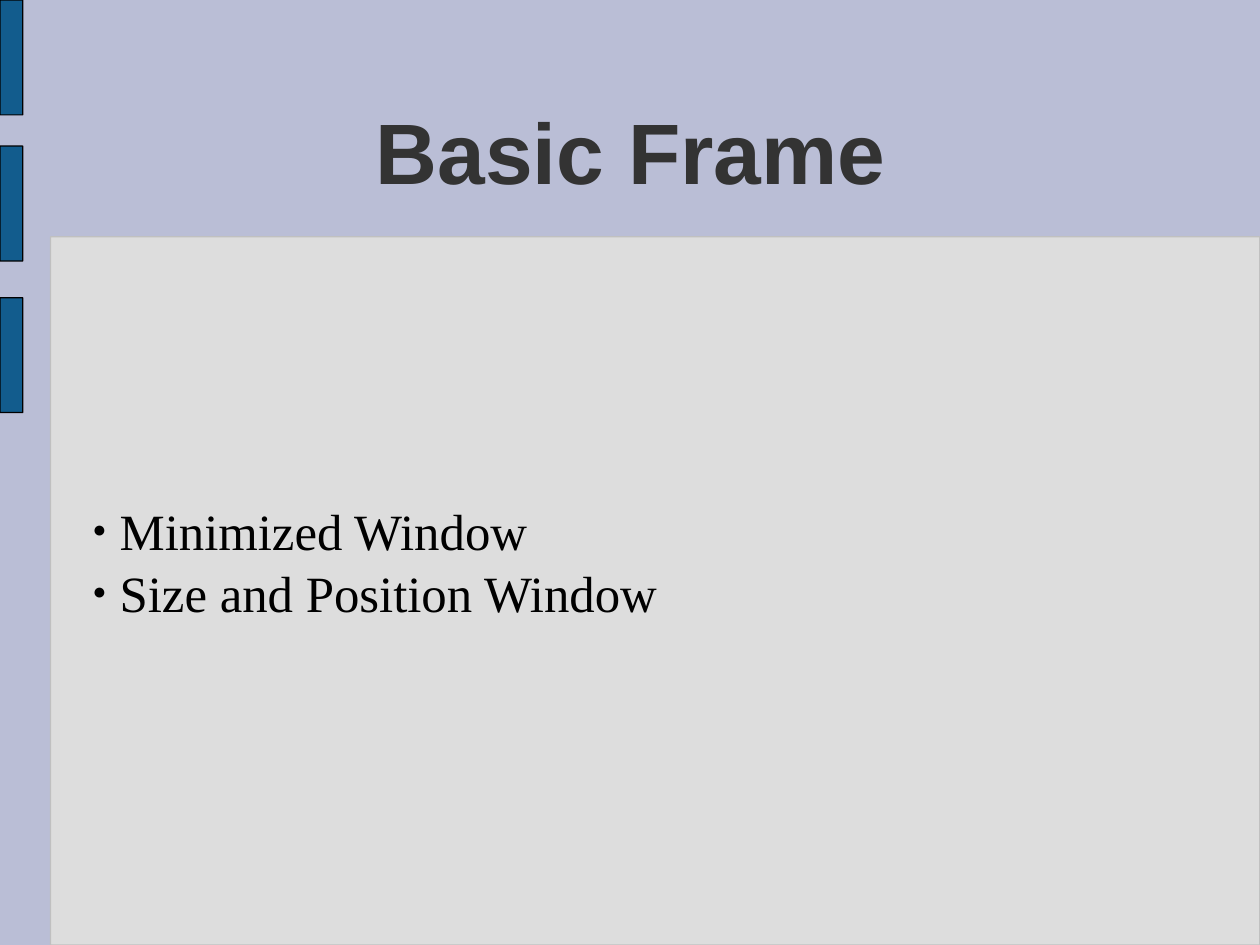
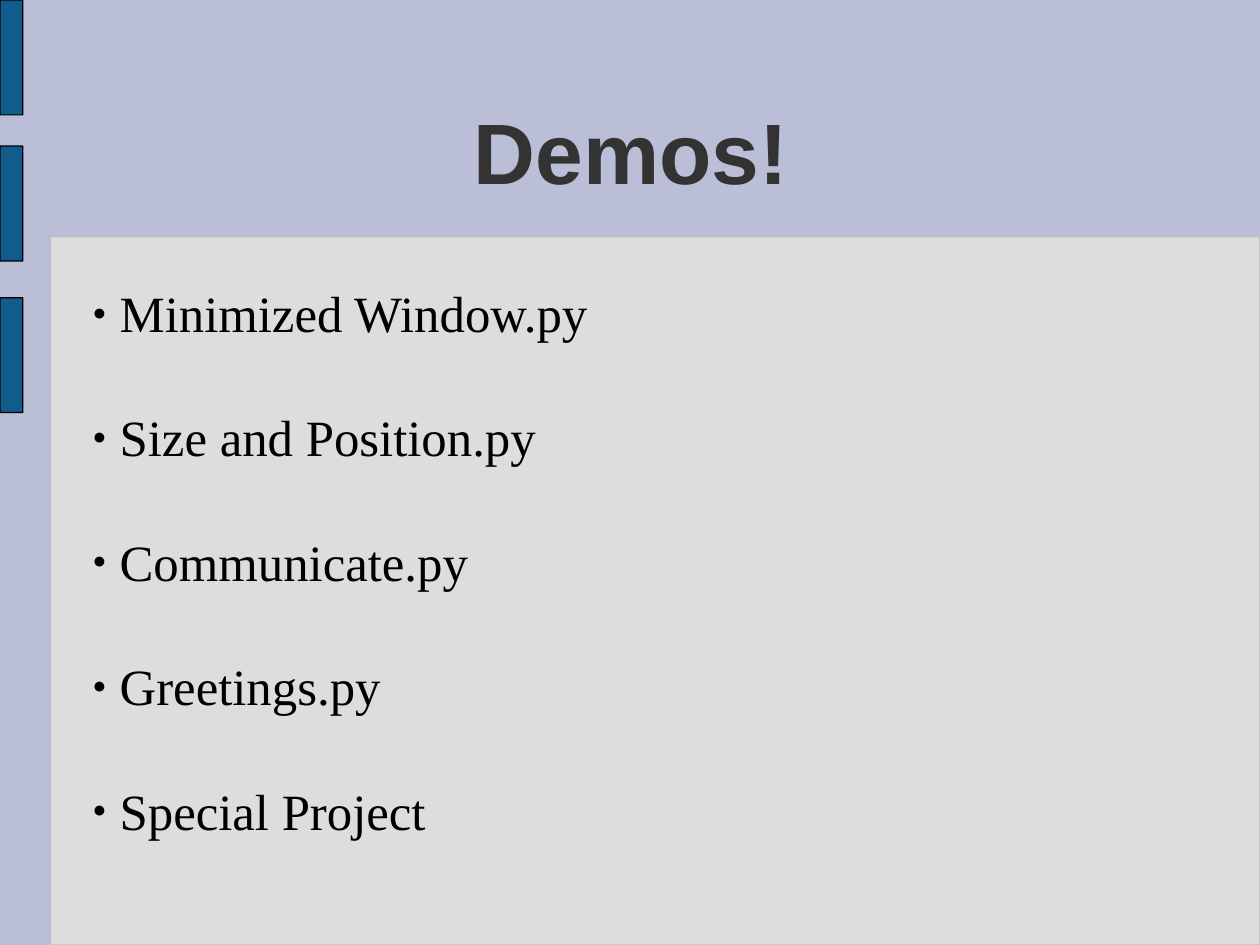
Before and after one commit to tdyhacker/pythonexploration, a slide deck: slide 5 of kusinwolf/wxPython/wxPython.ppt (slide 4 before the commit). Drawn at 1260x945 pixels with LibreOffice and Linux fonts; fonts in the diff are those of the drawing. Boxes give left, top, right and bottom in pixels: in the first picture for what was removed or moved away, otherwise in the second. Text is boxed around its words. In the diff, an @@ line names an element or a change of style, - is before the commit and + after.

```diff
--- a/kusinwolf/wxPython/wxPython.ppt
+++ b/kusinwolf/wxPython/wxPython.ppt
@@ title at <box>473,125,787,185</box>: text changed @@
-Basic Frame
+Demos!
@@ subtitle at <box>120,296,587,840</box>: text changed @@
-● Minimized Window
-● Size and Position Window
+● Minimized Window.py
+● Size and Position.py
+● Communicate.py
+● Greetings.py
+● Special Project
```
Also in this commit, not shown: 1 other slide changed, 1 slide added.
